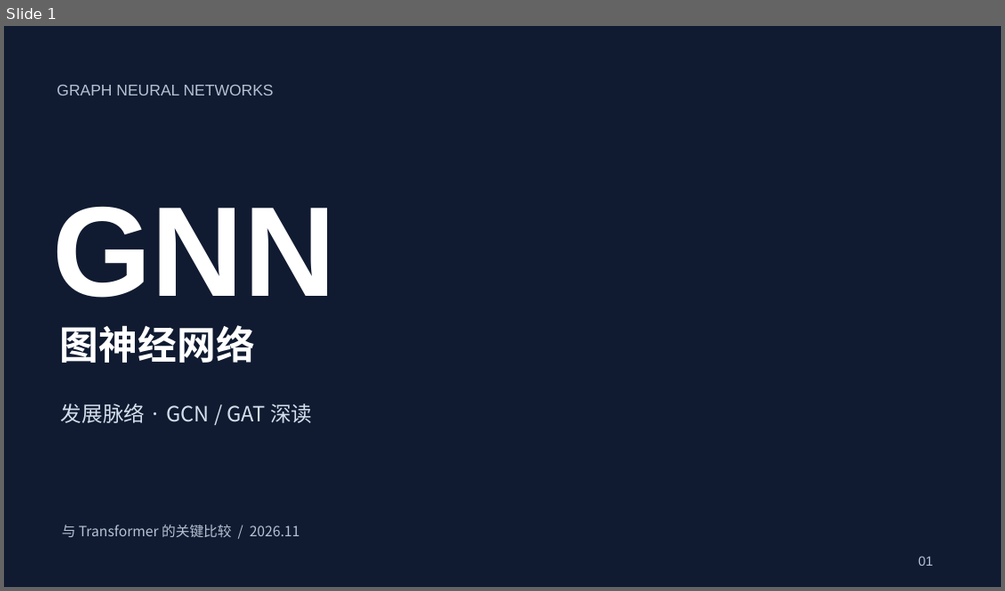
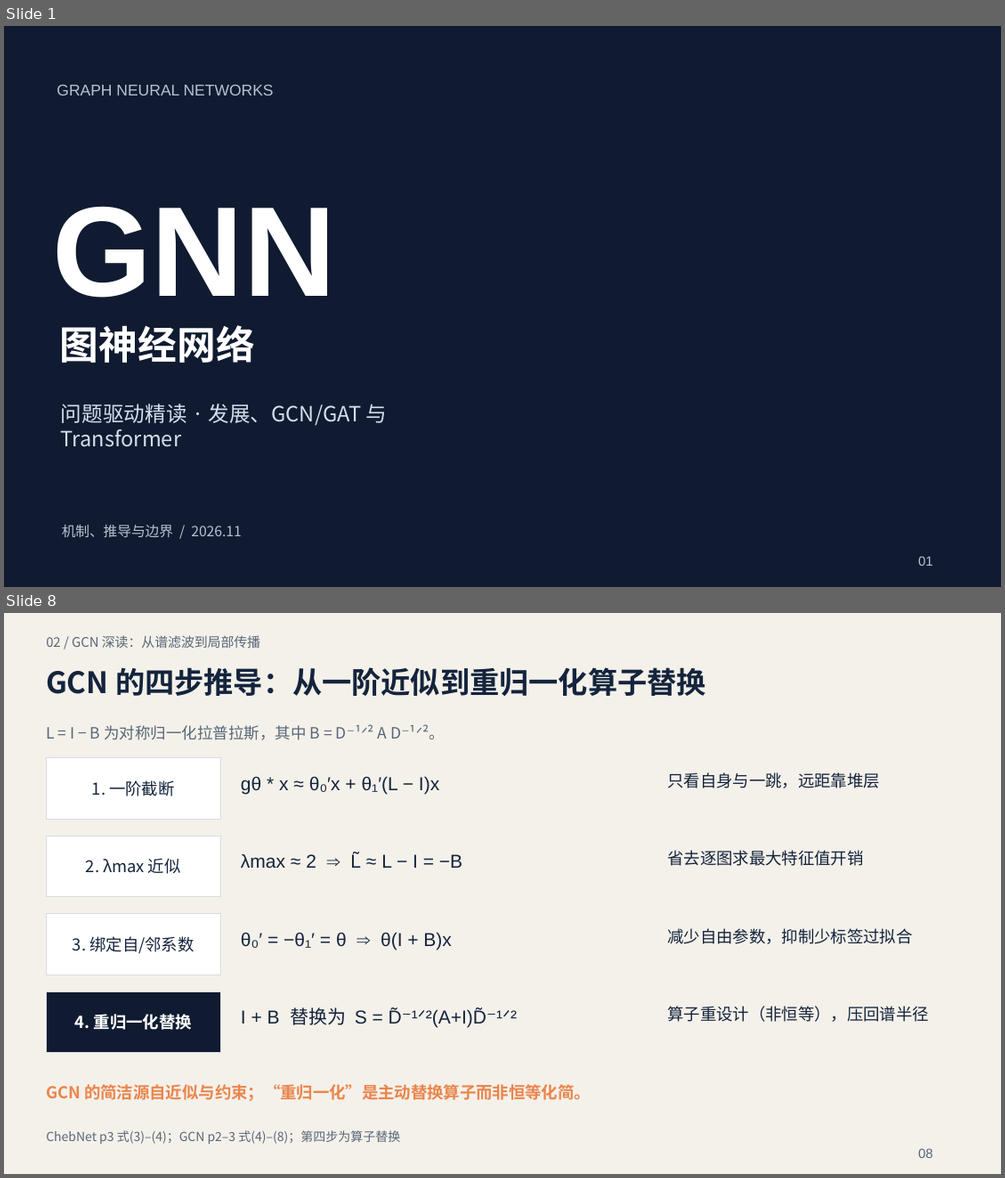
Before and after one commit to guozongzhi/GNN, a slide deck: outputs/presentations/GNN-原理与关键论文.pptx. Shown one above the other, each under a label of ours: slide 1 before the commit, slides 1 and 8 after it; the slides between them are not shown. The pictures are 1005x591 and 1005x1178 pixels, drawn with LibreOffice and Linux fonts; fonts in the diff are those of the drawing; background and template pictures are left out. Boxes give left, top, right and bottom in pixels: in the first picture for what was removed or moved away, otherwise in the second. Text is boxed around its words. In the diff, an @@ line names an element or a change of style, - is before the commit and + after.

```diff
--- a/outputs/presentations/GNN-原理与关键论文.pptx
+++ b/outputs/presentations/GNN-原理与关键论文.pptx
@@ slide 8 added at [4,613,1001,1174], background #F4F1EA @@
@@ text added at [46,635,260,648], 12.8 pt, text #586778 @@
+02 / GCN 深读：从谱滤波到局部传播
@@ text added at [46,667,706,696], 28.5 pt, text #14243D, bold @@
+GCN 的四步推导：从一阶近似到重归一化算子替换
@@ text added at [46,725,445,740], 15 pt, text #586778 @@
+L = I − B 为对称归一化拉普拉斯，其中 B = D⁻¹ᐟ² A D⁻¹ᐟ²。
@@ rectangle added at [46,758,220,819], fill #FFFFFF, outline #D5DCE3 0.75 pt, 15.8 pt, text #14243D @@
+1. 一阶截断
@@ text added at [668,772,880,788], 15.8 pt, text #14243D @@
+只看自身与一跳，远距靠堆层
@@ text added at [241,776,439,794], 18 pt, text #14243D @@
+gθ * x ≈ θ₀′x + θ₁′(L − I)x
@@ rectangle added at [46,835,220,896], fill #FFFFFF, outline #D5DCE3 0.75 pt, 15.8 pt, text #14243D @@
+2. λmax 近似
@@ text added at [668,850,864,866], 15.8 pt, text #14243D @@
+省去逐图求最大特征值开销
@@ text added at [241,854,462,868], 18 pt, text #14243D @@
+λmax ≈ 2 ⇒ L̃ ≈ L − I = −B
@@ rectangle added at [46,914,220,974], fill #FFFFFF, outline #D5DCE3 0.75 pt, 15.8 pt, text #14243D @@
+3. 绑定自/邻系数
@@ text added at [241,932,451,949], 18 pt, text #14243D @@
+θ₀′ = −θ₁′ = θ ⇒ θ(I + B)x
@@ text added at [668,928,913,944], 15.8 pt, text #14243D @@
+减少自由参数，抑制少标签过拟合
@@ rectangle added at [46,991,220,1052], fill #101B31, outline #D5DCE3 0.75 pt, 15.8 pt, text #FFFFFF, bold @@
+4. 重归一化替换
@@ text added at [241,1007,476,1028], 18 pt, text #14243D @@
+I + B 替换为 S = D̃⁻¹ᐟ²(A+I)D̃⁻¹ᐟ²
@@ text added at [668,1005,929,1022], 15.8 pt, text #14243D @@
+算子重设计（非恒等），压回谱半径
@@ text added at [46,1084,591,1101], 15.8 pt, text #EA854C, bold @@
+GCN 的简洁源自近似与约束；“重归一化”是主动替换算子而非恒等化简。
@@ text added at [46,1130,400,1143], 12 pt, text #586778 @@
+ChebNet p3 式(3)–(4)；GCN p2–3 式(4)–(8)；第四步为算子替换
@@ text added at [918,1148,933,1158], 12.8 pt, text #586778 @@
+08
@@ slide 1 changed as well @@
@@ text at [61,403,388,447]: text changed @@
-发展脉络 · GCN / GAT 深读
+问题驱动精读 · 发展、GCN/GAT 与 Transformer
@@ text at [62,524,242,537]: text changed @@
-与 Transformer 的关键比较 / 2026.11
+机制、推导与边界 / 2026.11
```
Also in this commit, not shown: 7 other slides changed, 24 other slides added, 18 slides removed, 5 other files.
